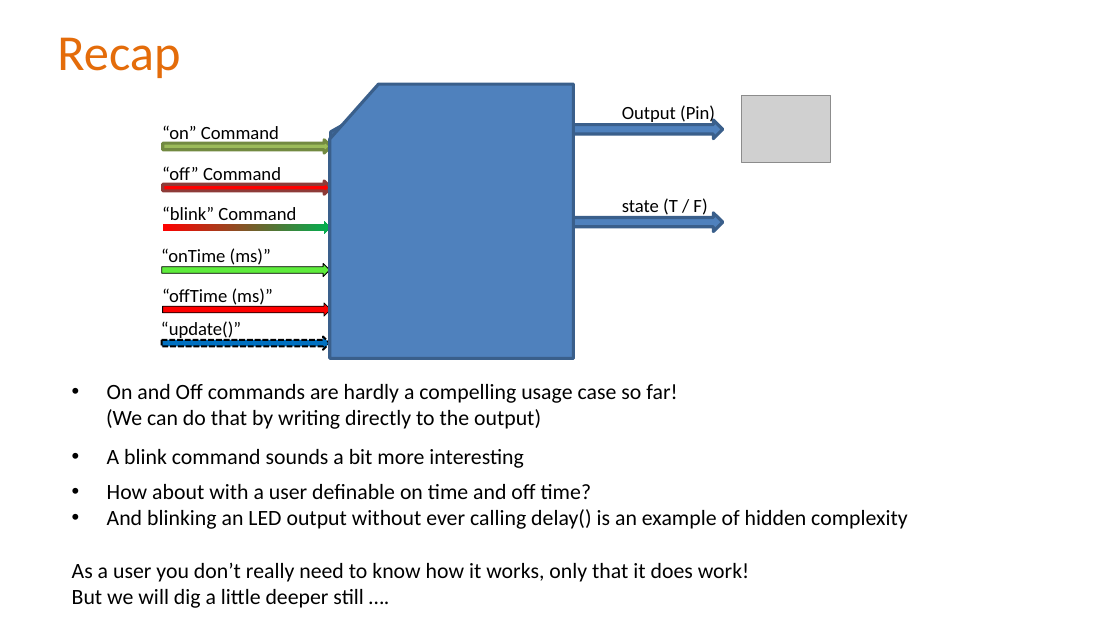
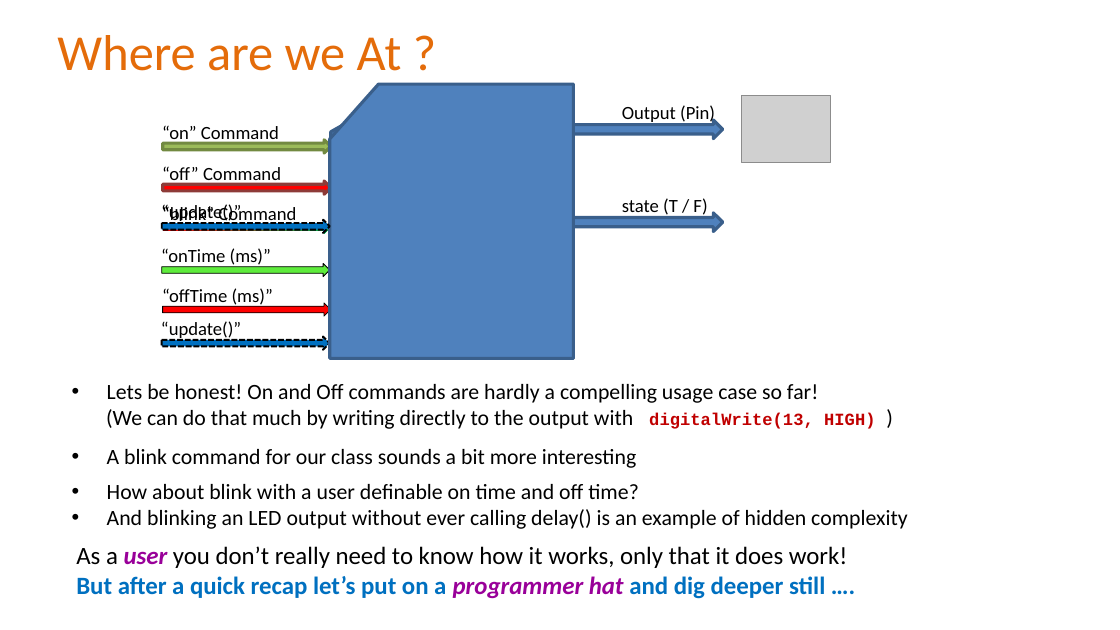
Before and after one commit to Alan-Lomax/MERG-SIG-Presentations, a slide deck: slide 12 of Part 4 - Introduction to Class Programming.pptx (slide 7 before the commit). Drawn at 1120x630 pixels with LibreOffice and Linux fonts; fonts in the diff are those of the drawing; grey boxes stand for pictures; background and template pictures are left out. Boxes give left, top, right and bottom in pixels: in the first picture for what was removed or moved away, otherwise in the second. Text is boxed around its words. In the diff, an @@ line names an element or a change of style, - is before the commit and + after.

Commit message:
Rev 1.1
Minor Revisions.
Improved style
Adding types and structures as a lead into discussion about classes

```diff
--- a/Part 4 - Introduction to Class Programming.pptx
+++ b/Part 4 - Introduction to Class Programming.pptx
@@ title at (x1=57, y1=35, x2=402, y2=71): text changed @@
-Recap
+Where are we At ?
@@ text added at (x1=161, y1=204, x2=241, y2=224), 12 pt, text #000000 @@
+“update()”
@@ right arrow added at (x1=161, y1=220, x2=329, y2=233), fill #0070C0, outline #000000 1.25 pt dashed @@
@@ text at (x1=106, y1=384, x2=875, y2=429): text changed @@
-• On and Off commands are hardly a compelling usage case so far!
-(We can do that by writing directly to the output)
+• Lets be honest! On and Off commands are hardly a compelling usage case so far!
+(We can do that much by writing directly to the output with digitalWrite(13, HIGH) )
@@ text at (x1=107, y1=449, x2=637, y2=468): text changed @@
-• A blink command sounds a bit more interesting
+• A blink command for our class sounds a bit more interesting
@@ text at (x1=107, y1=484, x2=639, y2=499): text changed @@
-• How about with a user definable on time and off time?
+• How about blink with a user definable on time and off time?
@@ text at (x1=72, y1=562, x2=749, y2=608): paragraphs removed @@
-As a user you don’t really need to know how it works, only that it does work!
-But we will dig a little deeper still ….
@@ text added at (x1=76, y1=546, x2=848, y2=599), 16 pt, text #000000, bold @@
+As a user you don’t really need to know how it works, only that it does work!
+But after a quick recap let’s put on a programmer hat and dig deeper still ….
```
Also in this commit, not shown: 15 other slides changed, 4 slides added, 2 slides removed, 1 other file.
